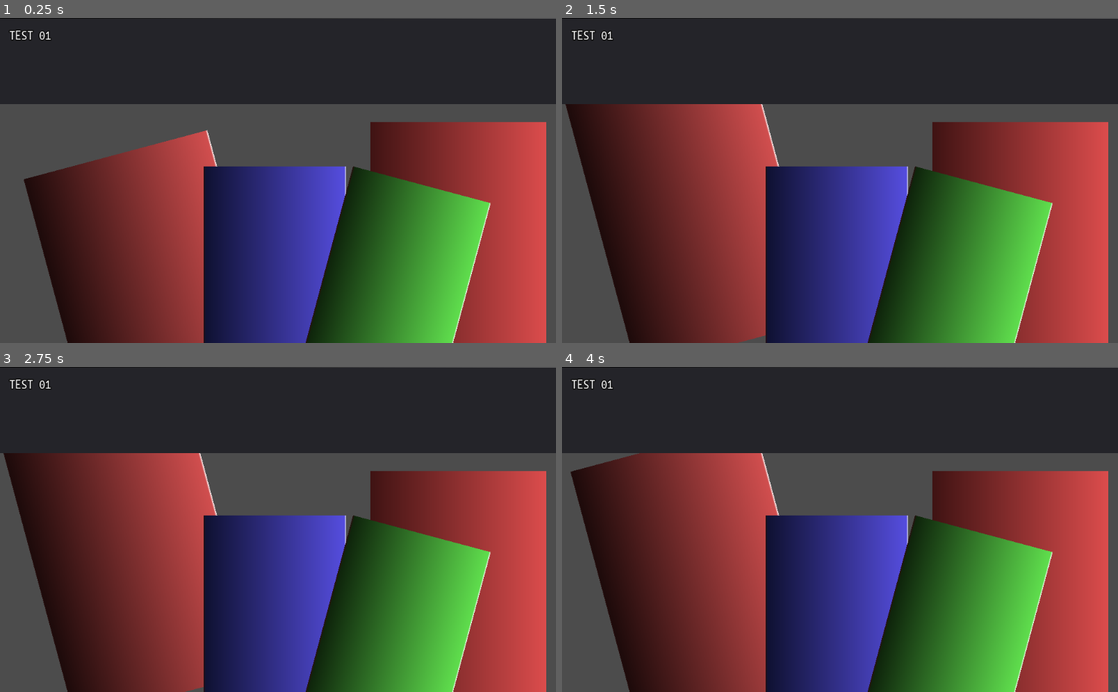
Above: before the commit, frames 1-4 (two rows, left to right).
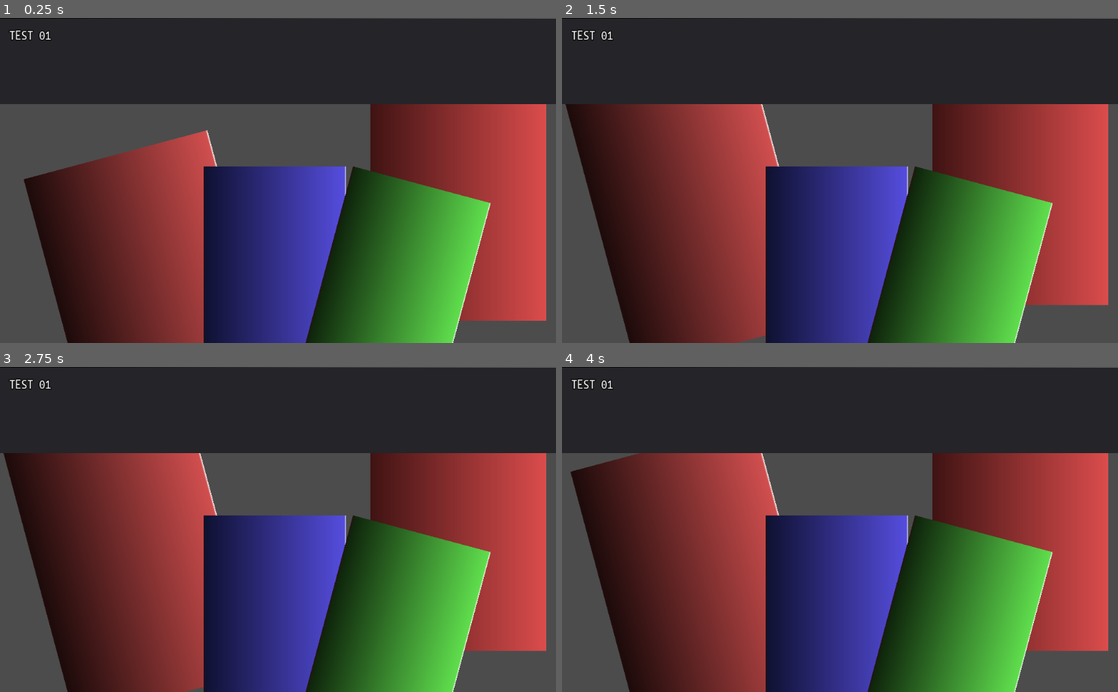
Above: after the commit, the same moments.

Repository: TomeSprout/slice-of-dice
Game: Godot game, scene res://src/stages/Level1.tscn
Two runs of this game, one before a commit and one after it. Both use one fixed random seed, a clock stepped at 60 frames per second and the inputs below.
Inputs (mouse positions are in pixels of both pictures, inside the frame that each line leads up to):
- Up to frame 1 (0.25 s): no input
- Up to frame 2 (1.5 s): move the mouse to (1017, 245) at 0.52 s; hold Up (ui_up) 0.53-1.28 s; move the mouse to (695, 213) at 1.27 s; hold Down (ui_down) from 1.28 s (still down)
- Up to frame 3 (2.75 s): tap Enter at 2 s; move the mouse to (333, 458) at 2.02 s; release Down (ui_down) at 2.03 s; hold Up (ui_up) from 2.03 s (still down)
- Up to frame 4 (4 s): move the mouse to (812, 594) at 2.77 s; move the mouse to (1006, 578) at 3.52 s; release Up (ui_up) at 3.53 s; hold Down (ui_down) from 3.53 s (still down)

The runs differ from the first frame. In frame 1, 2.9% of the frame differs, in the area x 66-99%, y 26-100%; in frame 2, 3.6%; in frame 3, 3.8%; in frame 4, 3.8%.

Commit message:
Update hand_card.gd
Create onready var for node selectors.
Preload card handling sound.
Add test func for playing sound when hovering cards.

Diff:
--- a/src/cards/hand_card.gd
+++ b/src/cards/hand_card.gd
@@ -1,19 +1,28 @@
 extends Node2D
 
 
+onready var anim_player: = $AnimationPlayer as AnimationPlayer
+onready var snd_HandlePlayingCard: = $HandlePlayingCard as AudioStreamPlayer2D
+
 var num: int = 0
-var anim_player: = $AnimationPlayer as AnimationPlayer
+var Sound = preload('res://src/sounds/playing_card_single_place_down_on_table.mp3')
 
 
 func _ready() -> void:
 	pass
 
 
-func _process(delta: float) -> void:
-	pass
+func _process(_delta: float) -> void:
+	play_sounds()
+#	snd_HandlePlayingCard.play(0.0)
 
 
 func _on_mouse_entered() -> void:
-	num += 1
-	if num > 0:
-		anim_player.play('CardFloat')
+	anim_player.play('CardFloat')
+
+
+func play_sounds() -> void:
+	if (_on_mouse_entered()):
+		if !snd_HandlePlayingCard.is_playing():
+			snd_HandlePlayingCard.stream = Sound
+			snd_HandlePlayingCard.play()
